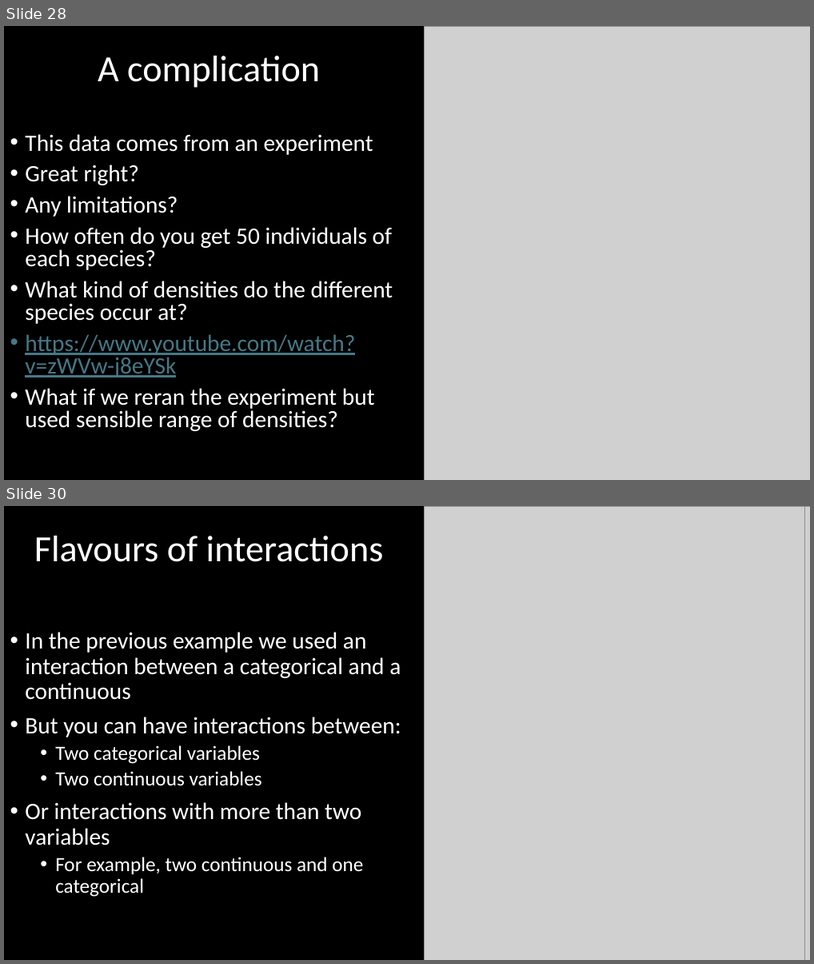
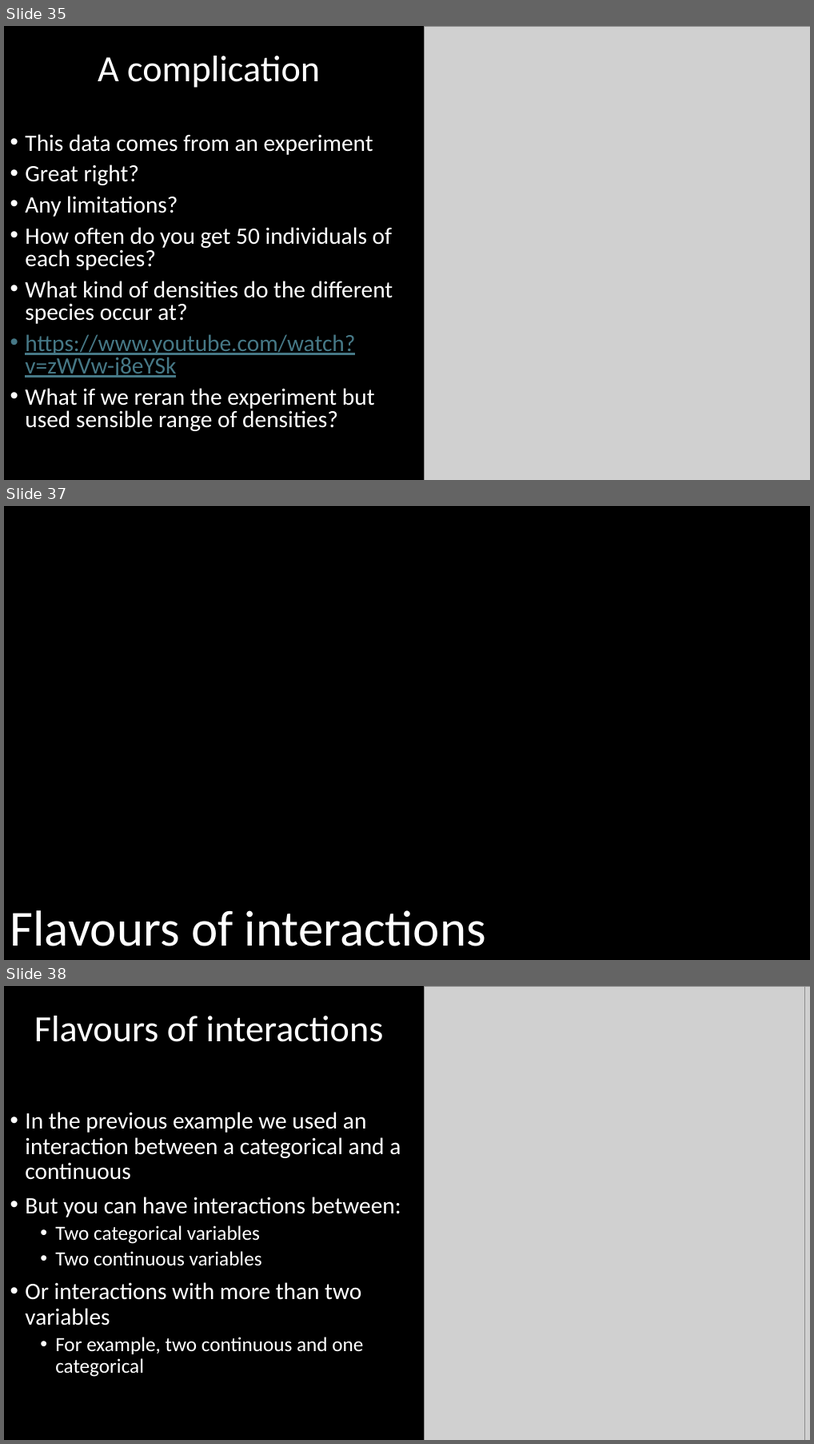
Before and after one commit to DeonRoos/stats-for-biologists, a slide deck: Lectures/Lecture 08.1 Interactions.pptx. Shown one above the other, each under a label of ours: slides 28 and 30 before the commit, slides 35, 37 and 38 after it; the slides between them are not shown. The pictures are 814x964 and 814x1444 pixels, drawn with LibreOffice and Linux fonts; fonts in the diff are those of the drawing; grey boxes stand for pictures. Boxes give left, top, right and bottom in pixels: in the first picture for what was removed or moved away, otherwise in the second. Text is boxed around its words. In the diff, an @@ line names an element or a change of style, - is before the commit and + after.

```diff
--- a/Lectures/Lecture 08.1 Interactions.pptx
+++ b/Lectures/Lecture 08.1 Interactions.pptx
@@ slide 37 added at (x1=4, y1=506, x2=810, y2=960), background #000000 @@
@@ title added at (x1=10, y1=910, x2=486, y2=946), 60 pt, text #FFFFFF @@
+Flavours of interactions
@@ what was slide 28 is now slide 35 @@
@@ what was slide 30 is now slide 38 @@
```
Also in this commit, not shown: 13 slides changed, 8 other slides added, 19 other files.
